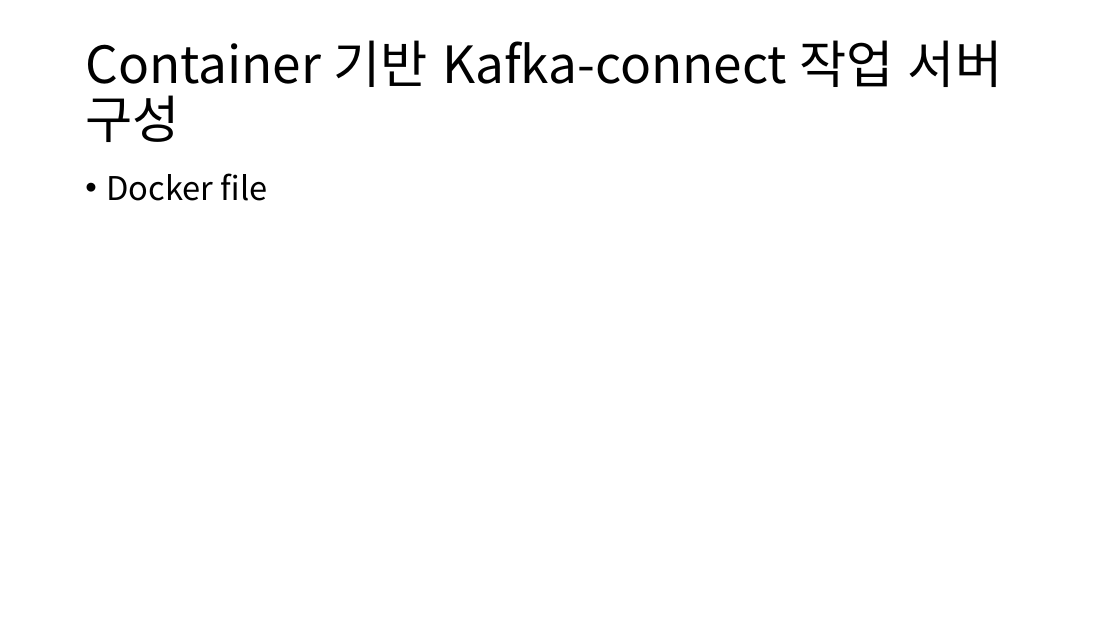
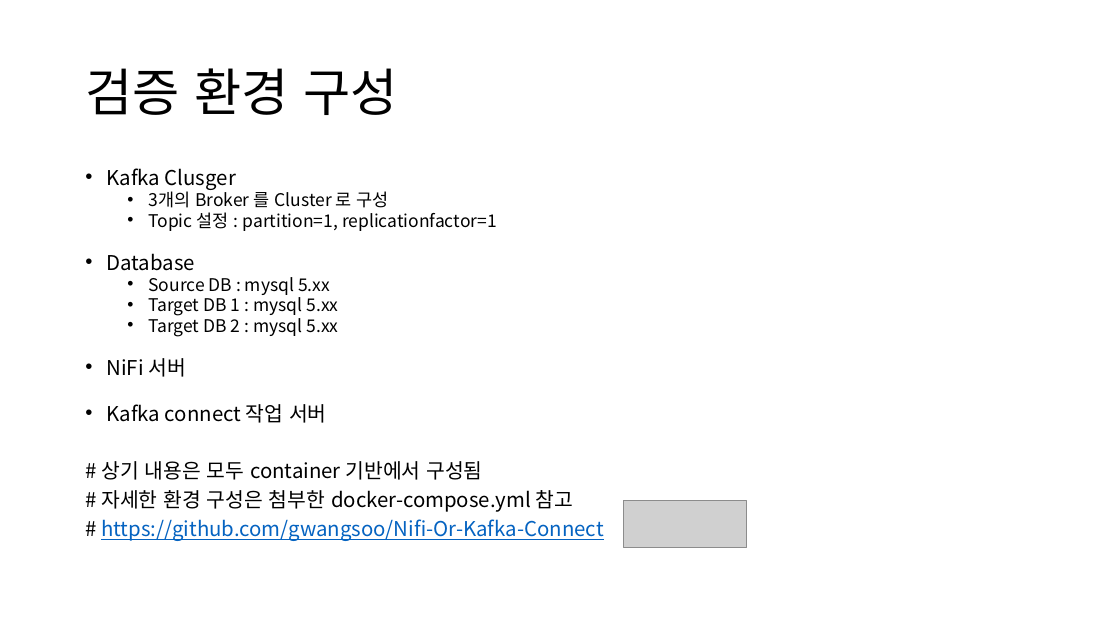
Before and after one commit to gwangsoo/Nifi-Or-Kafka-Connect, a slide deck: slide 3 of db2db_구조.pptx (slide 2 before the commit). Drawn at 1120x630 pixels with LibreOffice and Linux fonts; fonts in the diff are those of the drawing; grey boxes stand for pictures. Boxes give left, top, right and bottom in pixels: in the first picture for what was removed or moved away, otherwise in the second. Text is boxed around its words. In the diff, an @@ line names an element or a change of style, - is before the commit and + after.

```diff
--- a/db2db_구조.pptx
+++ b/db2db_구조.pptx
@@ title at (x1=85, y1=68, x2=397, y2=115): text changed @@
-Container 기반 Kafka-connect 작업 서버 구성
+검증 환경 구성
@@ text at (x1=101, y1=168, x2=603, y2=541): text changed; size 28 to 17.5 pt @@
-• Docker file
+• Kafka Clusger
+  • 3개의 Broker 를 Cluster 로 구성
+  • Topic 설정 : partition=1, replicationfactor=1
+• Database
+  • Source DB : mysql 5.xx
+  • Target DB 1 : mysql 5.xx
+  • Target DB 2 : mysql 5.xx
+  • NiFi 서버
+  • Kafka connect 작업 서버
+  # 상기 내용은 모두 container 기반에서 구성됨
+  # 자세한 환경 구성은 첨부한 docker-compose.yml 참고
+  # https://github.com/gwangsoo/Nifi-Or-Kafka-Connect
@@ picture added at (x1=623, y1=501, x2=747, y2=548) @@
```
Also in this commit, not shown: 1 other slide changed, 6 slides added, 6 slides removed.
